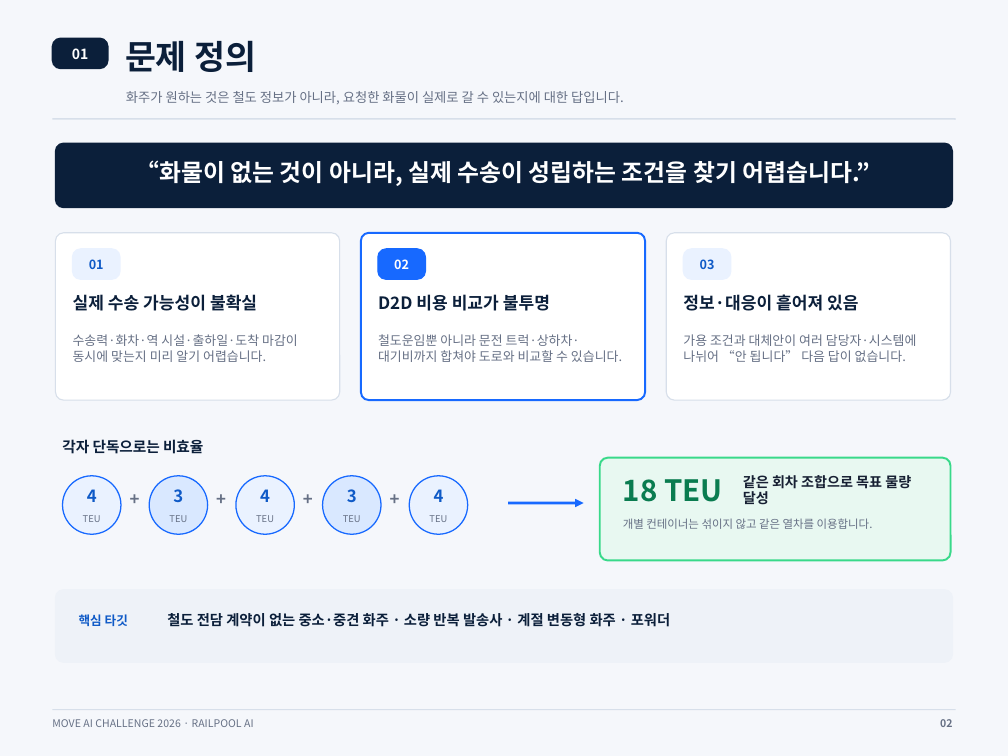
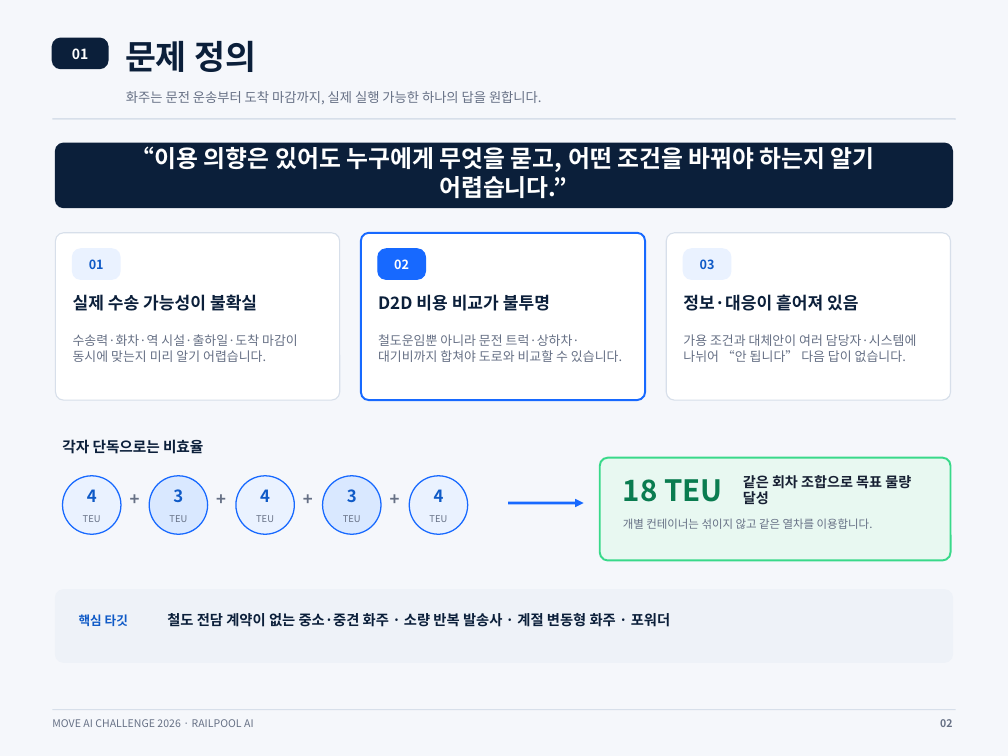
Before and after one commit to tory-win/Galaxy_Express_99, a slide deck: slide 2 of RAILPOOL_AI_최종결과보고서_RailFit내용반영본_편집본.pptx. Drawn at 1008x756 pixels with LibreOffice and Linux fonts; fonts in the diff are those of the drawing. Boxes give left, top, right and bottom in pixels: in the first picture for what was removed or moved away, otherwise in the second. Text is boxed around its words. In the diff, an @@ line names an element or a change of style, - is before the commit and + after.

```diff
--- a/RAILPOOL_AI_최종결과보고서_RailFit내용반영본_편집본.pptx
+++ b/RAILPOOL_AI_최종결과보고서_RailFit내용반영본_편집본.pptx
@@ text at [126,91,542,104]: text changed @@
-화주가 원하는 것은 철도 정보가 아니라, 요청한 화물이 실제로 갈 수 있는지에 대한 답입니다.
+화주는 문전 운송부터 도착 마감까지, 실제 실행 가능한 하나의 답을 원합니다.
@@ text at [131,146,875,198]: text changed @@
-“화물이 없는 것이 아니라, 실제 수송이 성립하는 조건을 찾기 어렵습니다.”
+“이용 의향은 있어도 누구에게 무엇을 묻고, 어떤 조건을 바꿔야 하는지 알기 어렵습니다.”
```
Also in this commit, not shown: 3 other slides changed, 1 other file.
